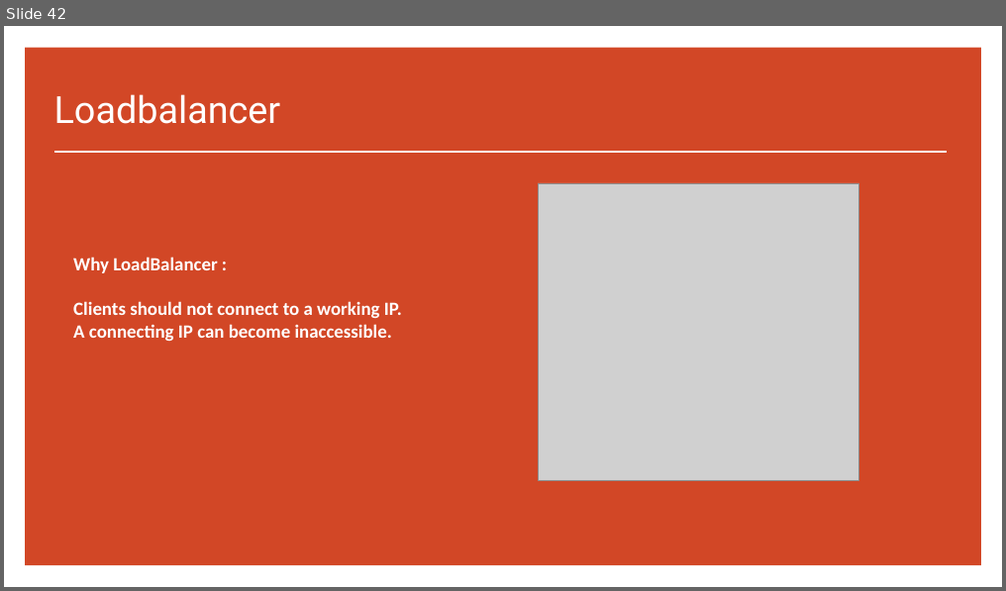
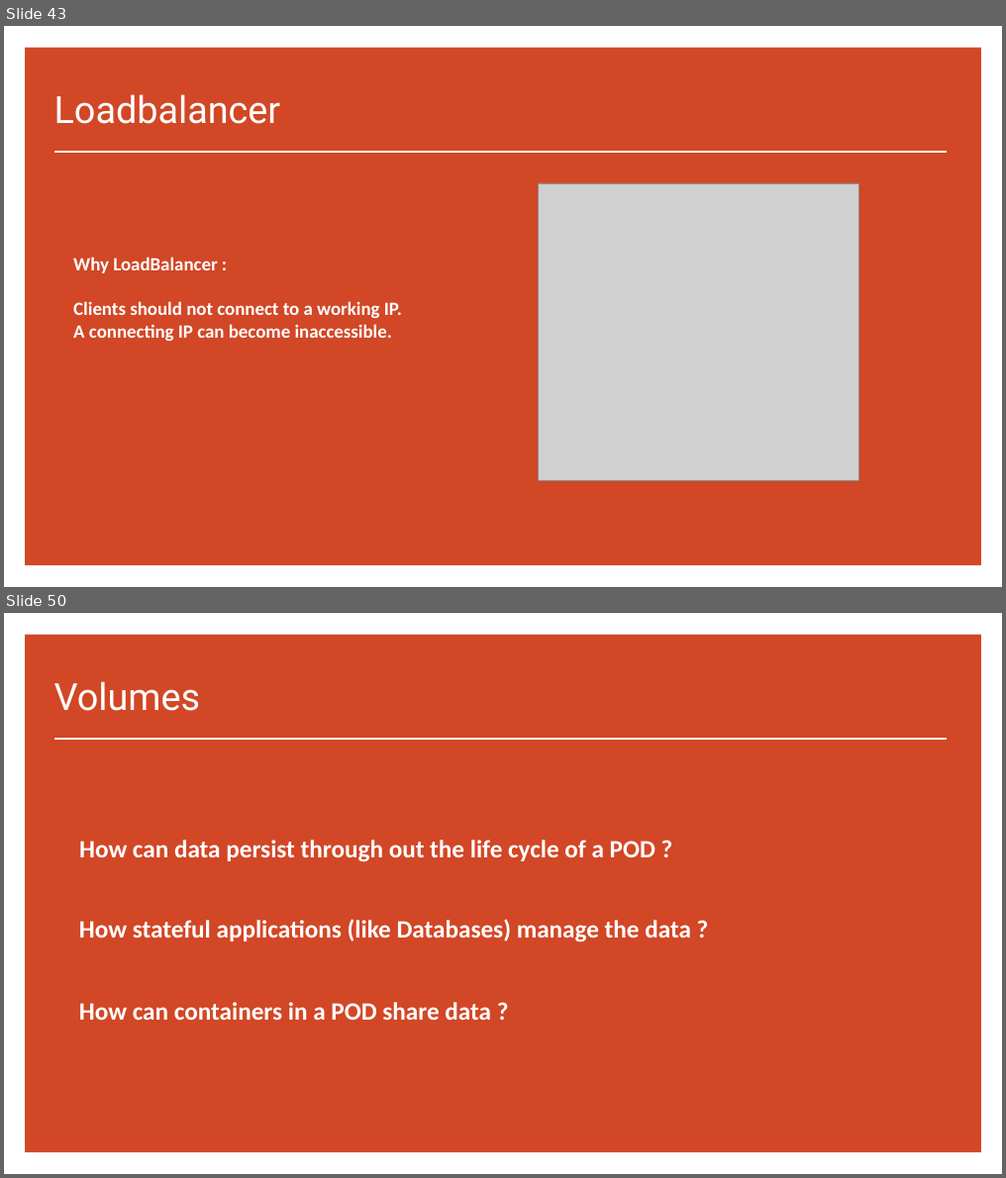
Before and after one commit to saratho02/Sarath-Oruganti, a slide deck: day_02_kubernetes/Kubernetes.pptx. Shown one above the other, each under a label of ours: slide 42 before the commit, slides 43 and 50 after it; the slides between them are not shown. The pictures are 1006x591 and 1006x1178 pixels, drawn with LibreOffice and Linux fonts; fonts in the diff are those of the drawing; grey boxes stand for pictures. Boxes give left, top, right and bottom in pixels: in the first picture for what was removed or moved away, otherwise in the second. Text is boxed around its words. In the diff, an @@ line names an element or a change of style, - is before the commit and + after.

```diff
--- a/day_02_kubernetes/Kubernetes.pptx
+++ b/day_02_kubernetes/Kubernetes.pptx
@@ slide 50 added at (4, 613, 1002, 1174), background #FFFFFF; not listed: 1 template element that a slide beside it also shows @@
@@ title added at (54, 681, 200, 711), 36 pt, text #FFFFFF @@
+Volumes
@@ line added from (54, 739) to (946, 739), #FFFFFF 1.5 pt @@
@@ text added at (79, 840, 655, 862), 24 pt, text #FFFFFF, bold @@
+How can data persist through out the life cycle of a POD ?
@@ text added at (79, 919, 691, 943), 24 pt, text #FFFFFF, bold @@
+How stateful applications (like Databases) manage the data ?
@@ text added at (79, 1002, 491, 1020), 24 pt, text #FFFFFF, bold @@
+How can containers in a POD share data ?
@@ what was slide 42 is now slide 43 @@
```
Also in this commit, not shown: 20 other slides added, 1 other file.
